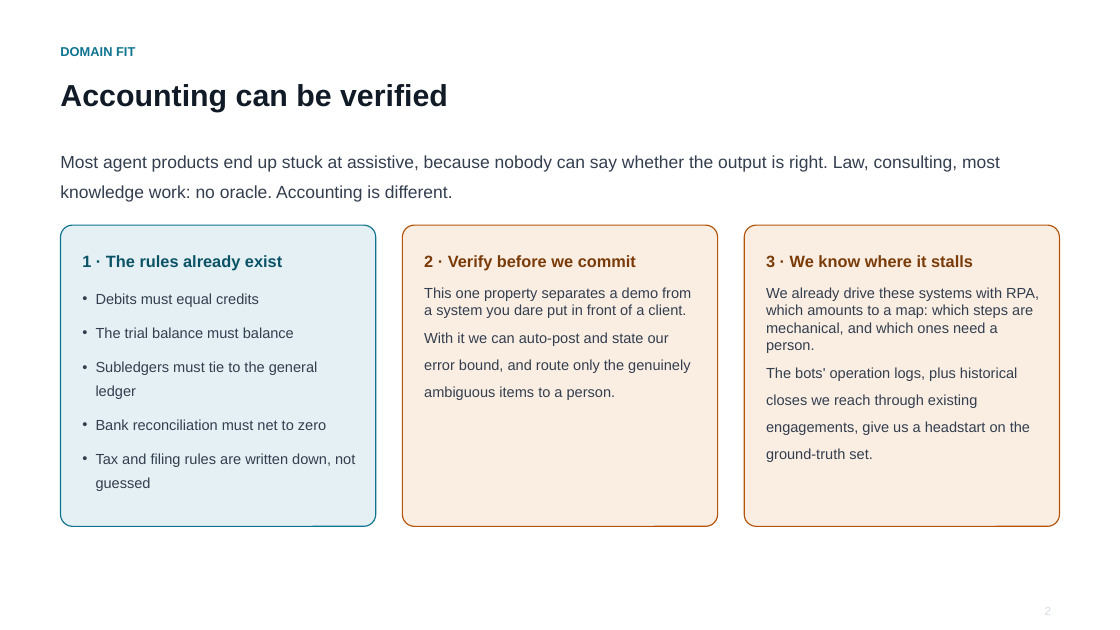
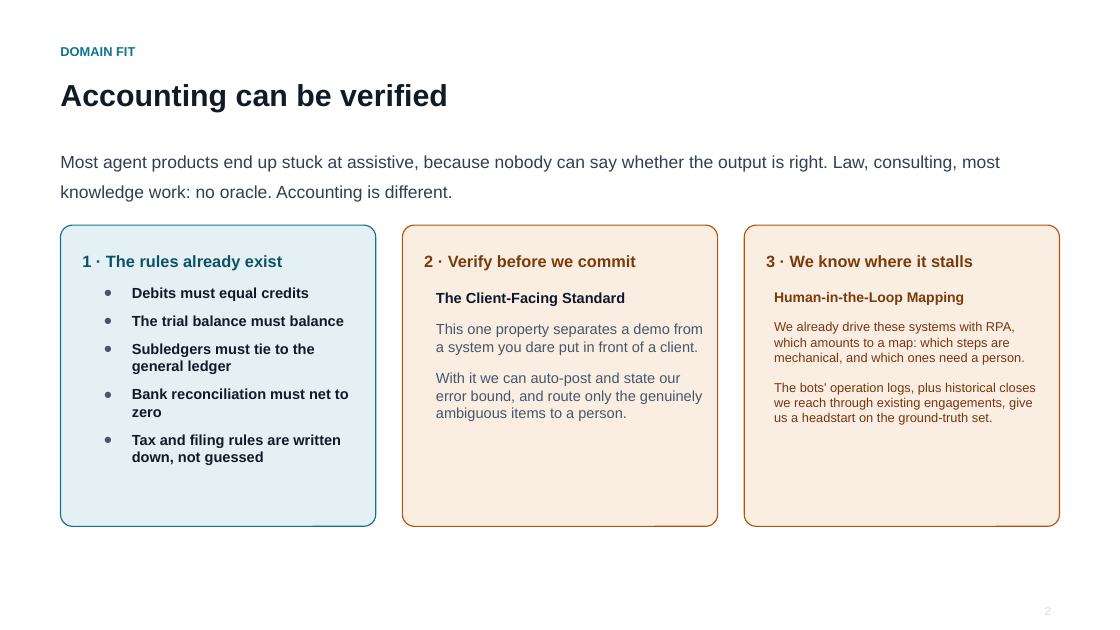
Before and after one commit to cllu/aimi-accounting-software-proposal, a slide deck: slide 4 of agent-native-accounting-deck.pptx (slide 3 before the commit). Drawn at 1120x630 pixels with LibreOffice and Linux fonts; fonts in the diff are those of the drawing. Boxes give left, top, right and bottom in pixels: in the first picture for what was removed or moved away, otherwise in the second. Text is boxed around its words. In the diff, an @@ line names an element or a change of style, - is before the commit and + after.

```diff
--- a/agent-native-accounting-deck.pptx
+++ b/agent-native-accounting-deck.pptx
@@ text "Debits must equal credits" moved from (x1=96, y1=293, x2=355, y2=467) to (x1=132, y1=287, x2=349, y2=465) @@
@@ text "Debits must equal credits" at (x1=132, y1=287, x2=349, y2=465): text colour #333E4F to #111A27, bold on; bullet • to ●; line spacing 1.35 to 1; less space between paragraphs @@
@@ text at (x1=436, y1=292, x2=703, y2=421): text changed; text colour #333E4F to #475569 @@
-This one property separates a demo from a system you dare put in front of a client.
-With it we can auto-post and state our error bound, and route only the genuinely ambiguous items to a person.
+The Client-Facing Standard
+This one property separates a demo from a system you dare put in front of a client.
+With it we can auto-post and state our error bound, and route only the genuinely ambiguous items to a person.
@@ text at (x1=774, y1=292, x2=1035, y2=425): text changed; size 12.5 to 11 pt; text colour #333E4F to #78350F @@
-We already drive these systems with RPA, which amounts to a map: which steps are mechanical, and which ones need a person.
-The bots' operation logs, plus historical closes we reach through existing engagements, give us a headstart on the ground-truth set.
+Human-in-the-Loop Mapping
+We already drive these systems with RPA, which amounts to a map: which steps are mechanical, and which ones need a person.
+The bots' operation logs, plus historical closes we reach through existing engagements, give us a headstart on the ground-truth set.
```
Also in this commit, not shown: 10 other slides changed, 1 slide added.
